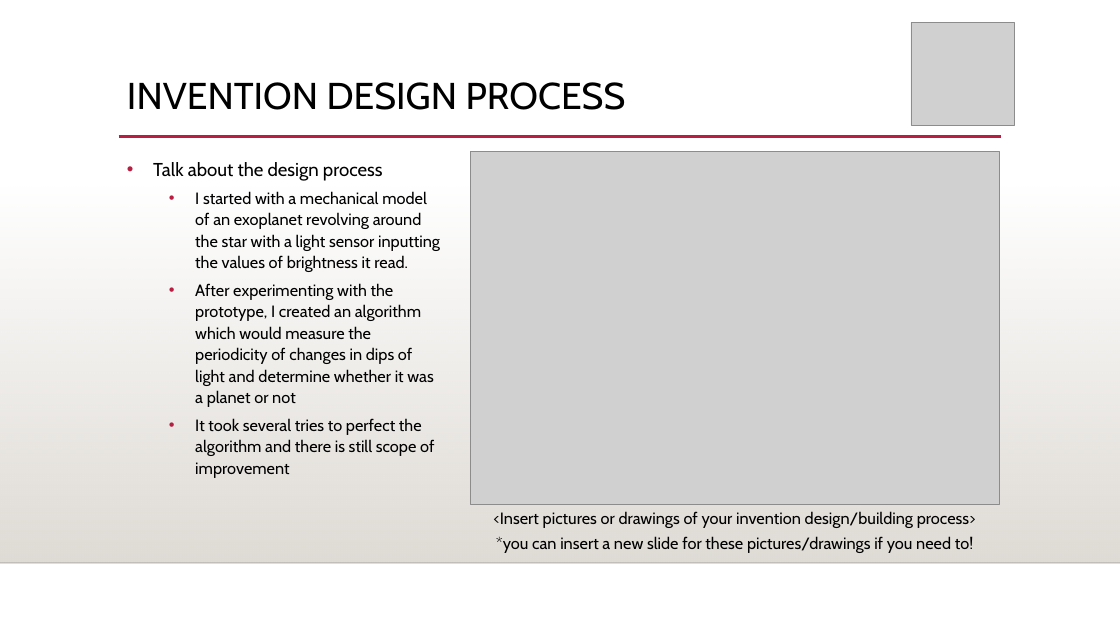
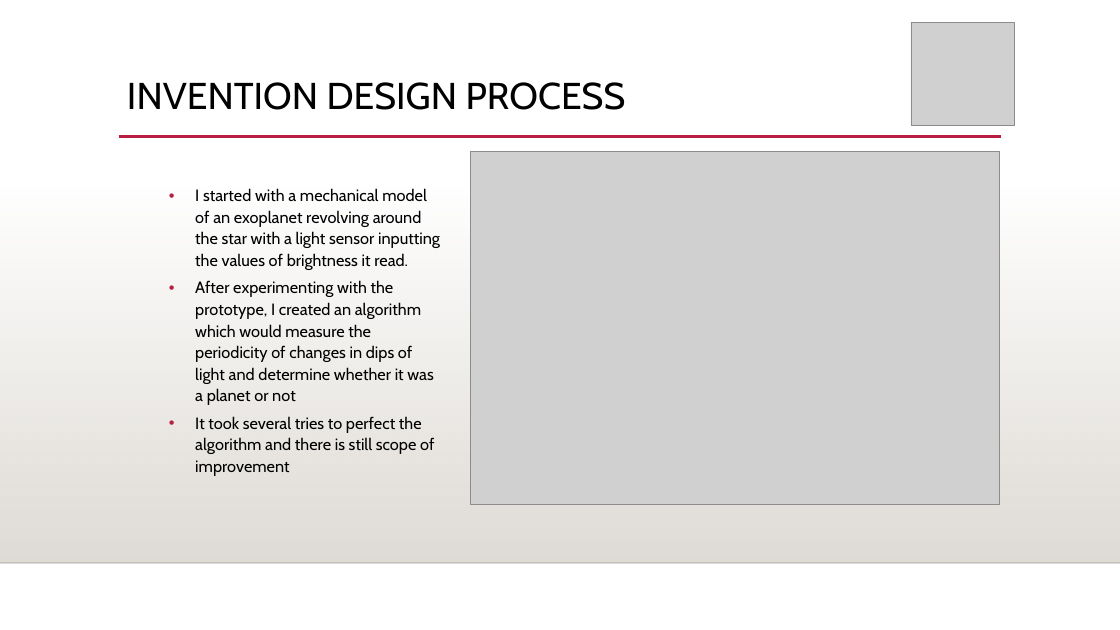
Before and after one commit to sammarth-k/xoSim, a slide deck: slide 5 of Exoplanet simulator info.pptx. Drawn at 1120x630 pixels with LibreOffice and Linux fonts; fonts in the diff are those of the drawing; grey boxes stand for pictures; background and template pictures are left out. Boxes give left, top, right and bottom in pixels: in the first picture for what was removed or moved away, otherwise in the second. Text is boxed around its words. In the diff, an @@ line names an element or a change of style, - is before the commit and + after.

```diff
--- a/Exoplanet simulator info.pptx
+++ b/Exoplanet simulator info.pptx
@@ text at (x1=153, y1=162, x2=383, y2=181): paragraph removed @@
-• Talk about the design process
@@ text removed at (x1=493, y1=511, x2=976, y2=553) @@
-<Insert pictures or drawings of your invention design/building process>
-*you can insert a new slide for these pictures/drawings if you need to!
```
Also in this commit, not shown: 1 slide removed, 12 other files.
